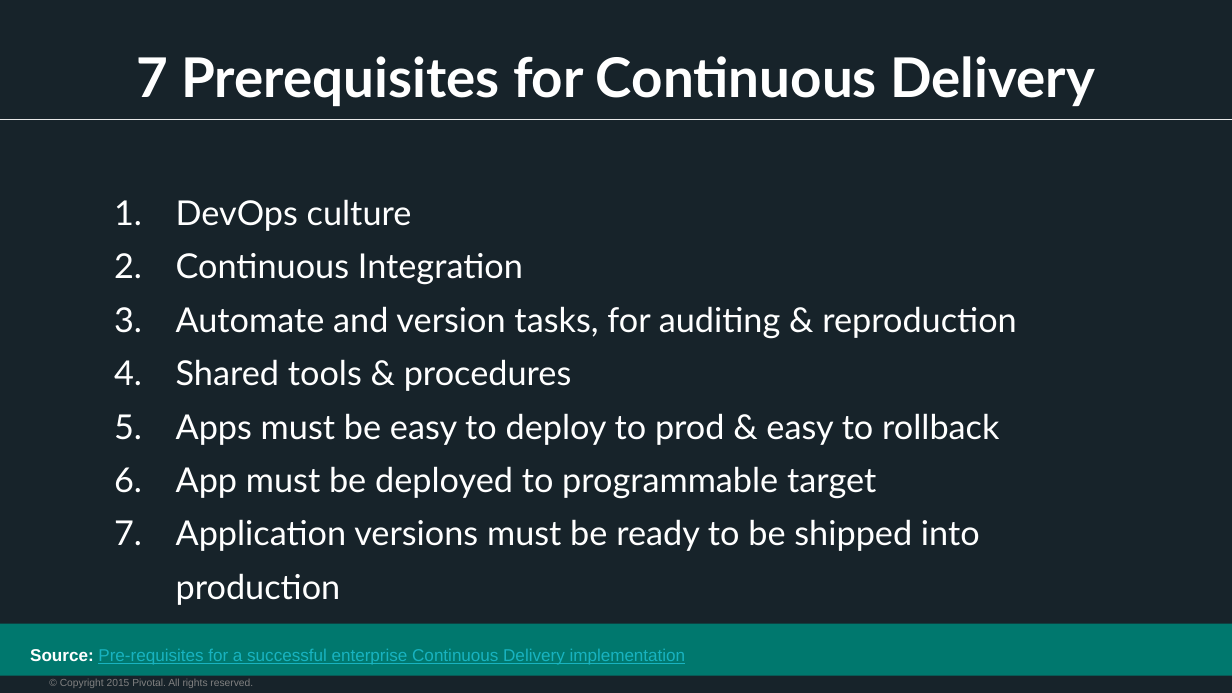
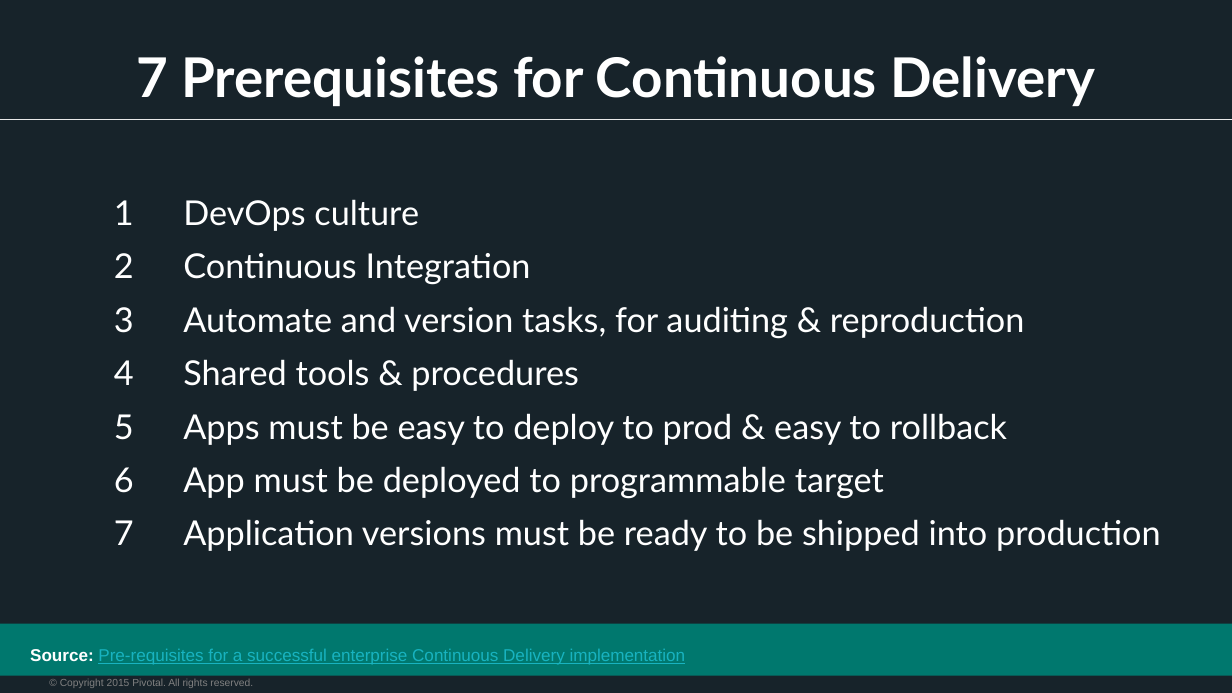
Before and after one commit to vmware-archive/devops-workshop, a slide deck: slide 5 of presentations/104 - Intro to CICD/Session_9_Intro_CICD.pptx. Drawn at 1232x693 pixels with LibreOffice and Linux fonts; fonts in the diff are those of the drawing; background and template pictures are left out. Boxes give left, top, right and bottom in pixels: in the first picture for what was removed or moved away, otherwise in the second. Text is boxed around its words. In the diff, an @@ line names an element or a change of style, - is before the commit and + after.

```diff
--- a/presentations/104 - Intro to CICD/Session_9_Intro_CICD.pptx
+++ b/presentations/104 - Intro to CICD/Session_9_Intro_CICD.pptx
@@ text "DevOps culture" at (183, 199, 1161, 551): bullet 1. to 1 @@
```
Also in this commit, not shown: 5 other slides changed, 6 slides added.
